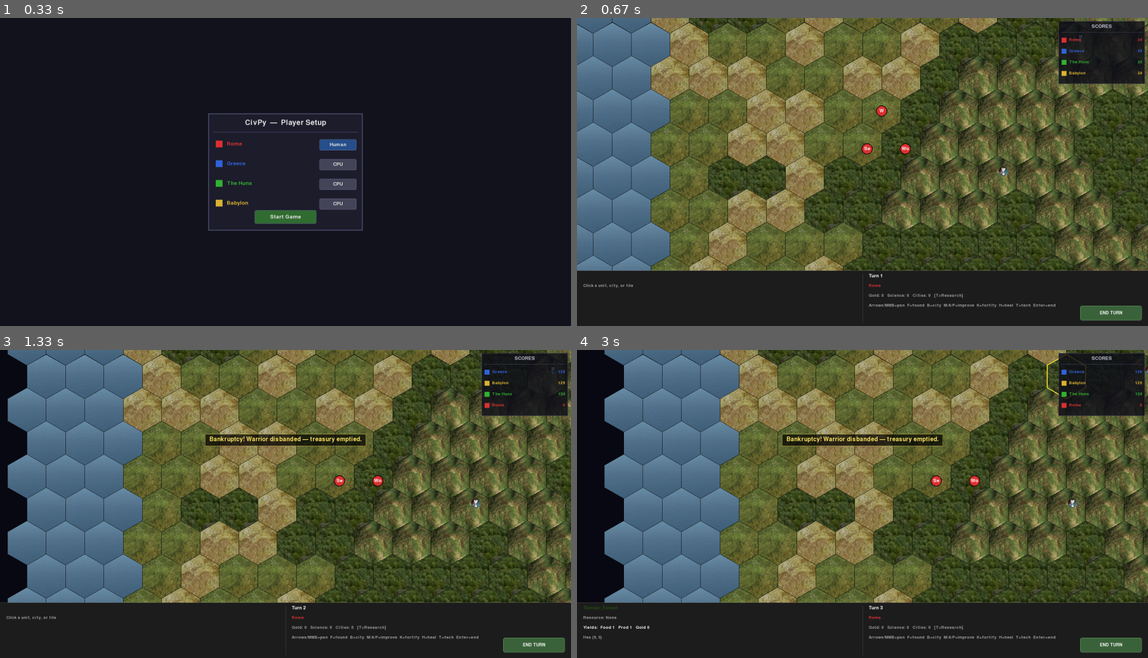
Above: before the commit, frames 1-4 (two rows, left to right).
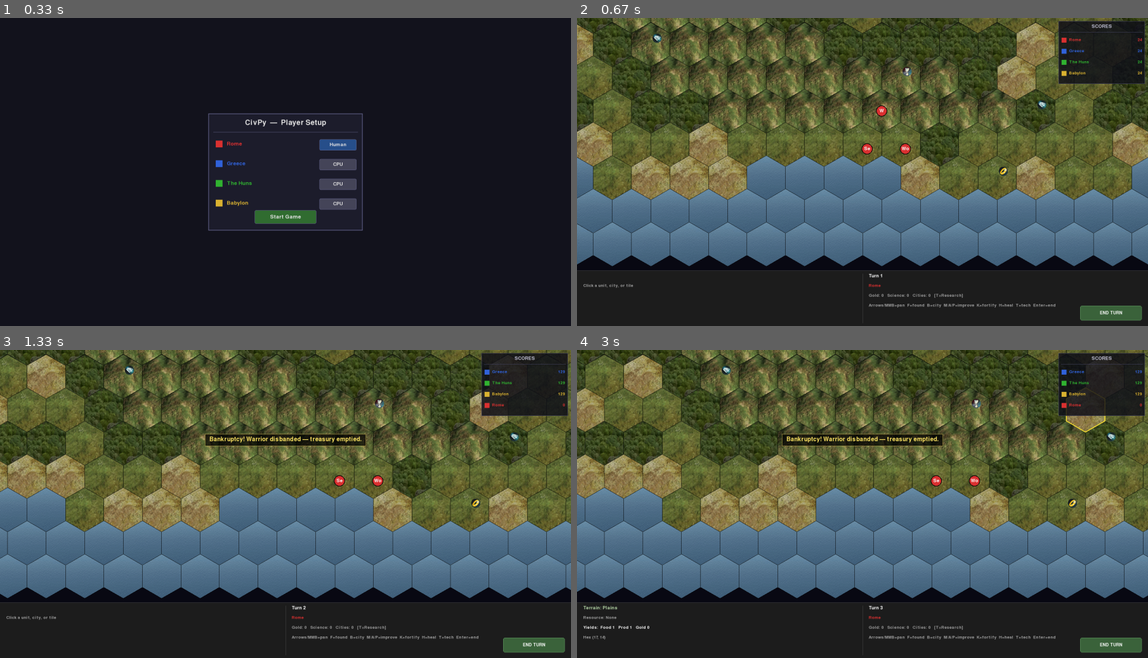
Above: after the commit, the same moments.

Repository: lorand77/civ_lite
Game: pygame game, started from civ_lite_py/main.py
Same seed, same stepped clock (60 frames per second), same inputs: the game is played once before the commit and once after it.
Inputs:
- Up to frame 1 (0.33 s): no input
- Up to frame 2 (0.67 s): click "Start Game" at 0.38 s
- Up to frame 3 (1.33 s): tap Enter at 0.67 s; hold Right from 1 s (still down)
- Up to frame 4 (3 s): release Right at 1.47 s; hold Up 1.5-1.8 s; click "END TURN" at 1.88 s; hold Right 2.17-2.63 s; click "Babylon" at 2.72 s

Frame 1 is identical in both runs. In frame 2, 59% of the frame differs, in the area x 0-100%, y 0-83%; in frame 3, 59%; in frame 4, 60%, in the area x 0-100%, y 0-95%.

Commit message:
random starting positions

Diff:
--- a/civ_lite_py/civ_game/game.py
+++ b/civ_lite_py/civ_game/game.py
@@ -183,9 +183,11 @@
 
     def _place_starting_units(self):
         from civ_game.map.hex_grid import hex_neighbors
+        quadrants = list(range(self.num_players))
+        self._rng.shuffle(quadrants)
         taken_positions = []
         for i, civ in enumerate(self.civs):
-            pos = self._find_start_tile(i, taken_positions)
+            pos = self._find_start_tile(quadrants[i], taken_positions)
             if not pos:
                 continue
             q, r = pos
